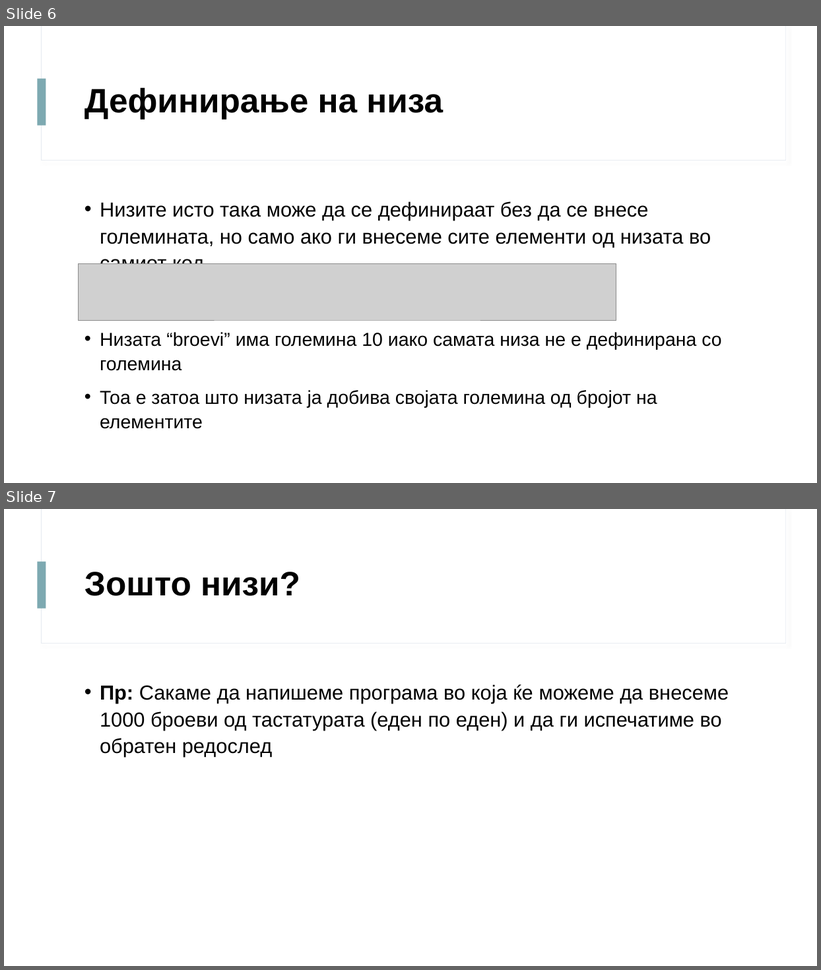
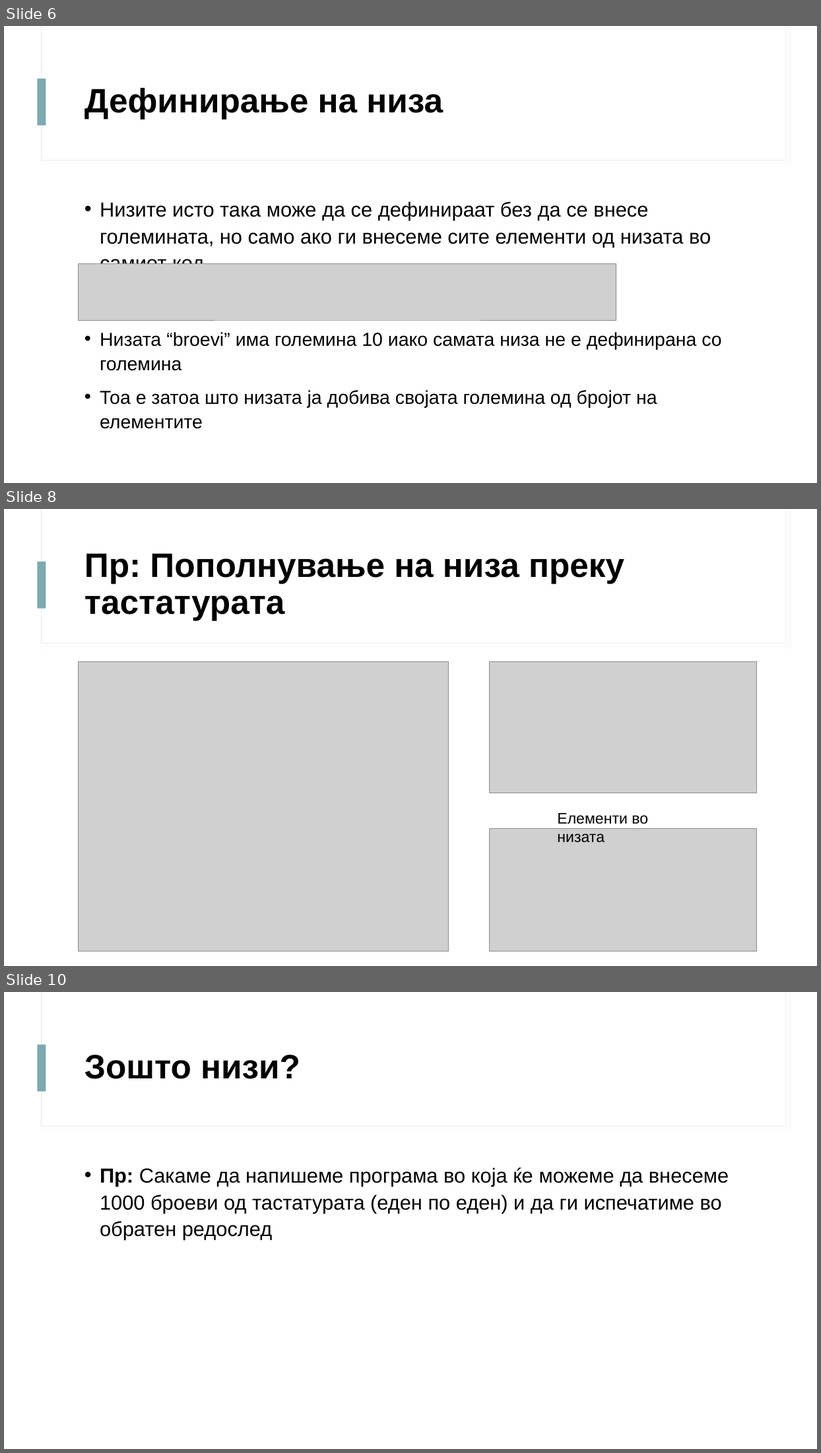
Before and after one commit to davidanastasov/Programski, a slide deck: Nizi/Prezentacija/Nizi.pptx. Shown one above the other, each under a label of ours: slides 6 and 7 before the commit, slides 6, 8 and 10 after it; the slides between them are not shown. The pictures are 821x970 and 821x1453 pixels, drawn with LibreOffice and Linux fonts; fonts in the diff are those of the drawing; grey boxes stand for pictures. Boxes give left, top, right and bottom in pixels: in the first picture for what was removed or moved away, otherwise in the second. Text is boxed around its words. In the diff, an @@ line names an element or a change of style, - is before the commit and + after.

```diff
--- a/Nizi/Prezentacija/Nizi.pptx
+++ b/Nizi/Prezentacija/Nizi.pptx
@@ slide 8 added at (4, 509, 817, 966), background #FFFFFF; not listed: 3 template elements that a slide beside it also shows @@
@@ title added at (85, 553, 624, 621), 40 pt, text #000000, bold @@
+Пр: Пополнување на низа преку тастатурата
@@ picture added at (79, 662, 449, 952) @@
@@ picture added at (490, 662, 757, 793) @@
@@ text added at (557, 813, 648, 842), 18 pt, text #000000 @@
+Елементи во низата
@@ picture added at (490, 828, 757, 951) @@
@@ what was slide 7 is now slide 10 @@
```
Also in this commit, not shown: 1 slide changed, 3 other slides added, 3 other files.
